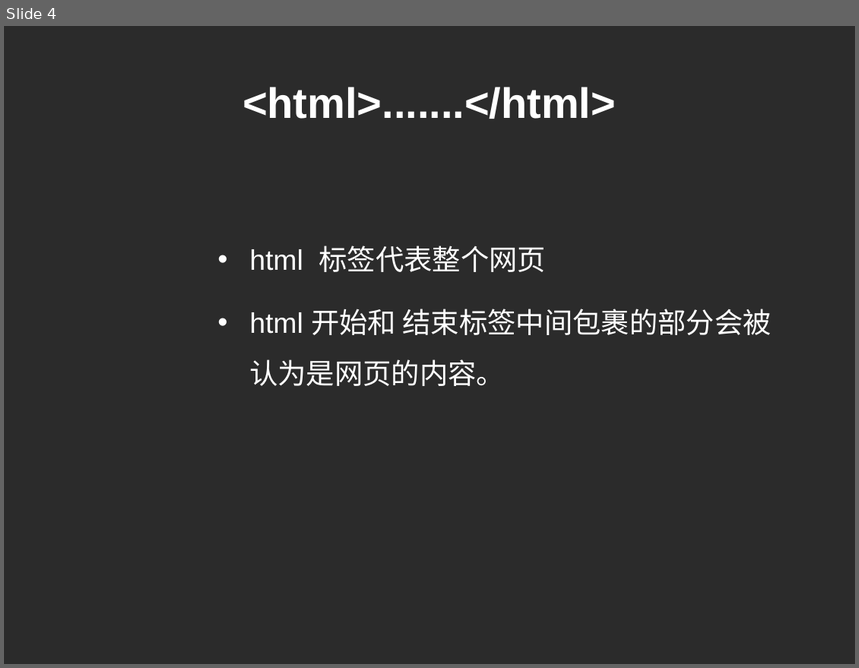
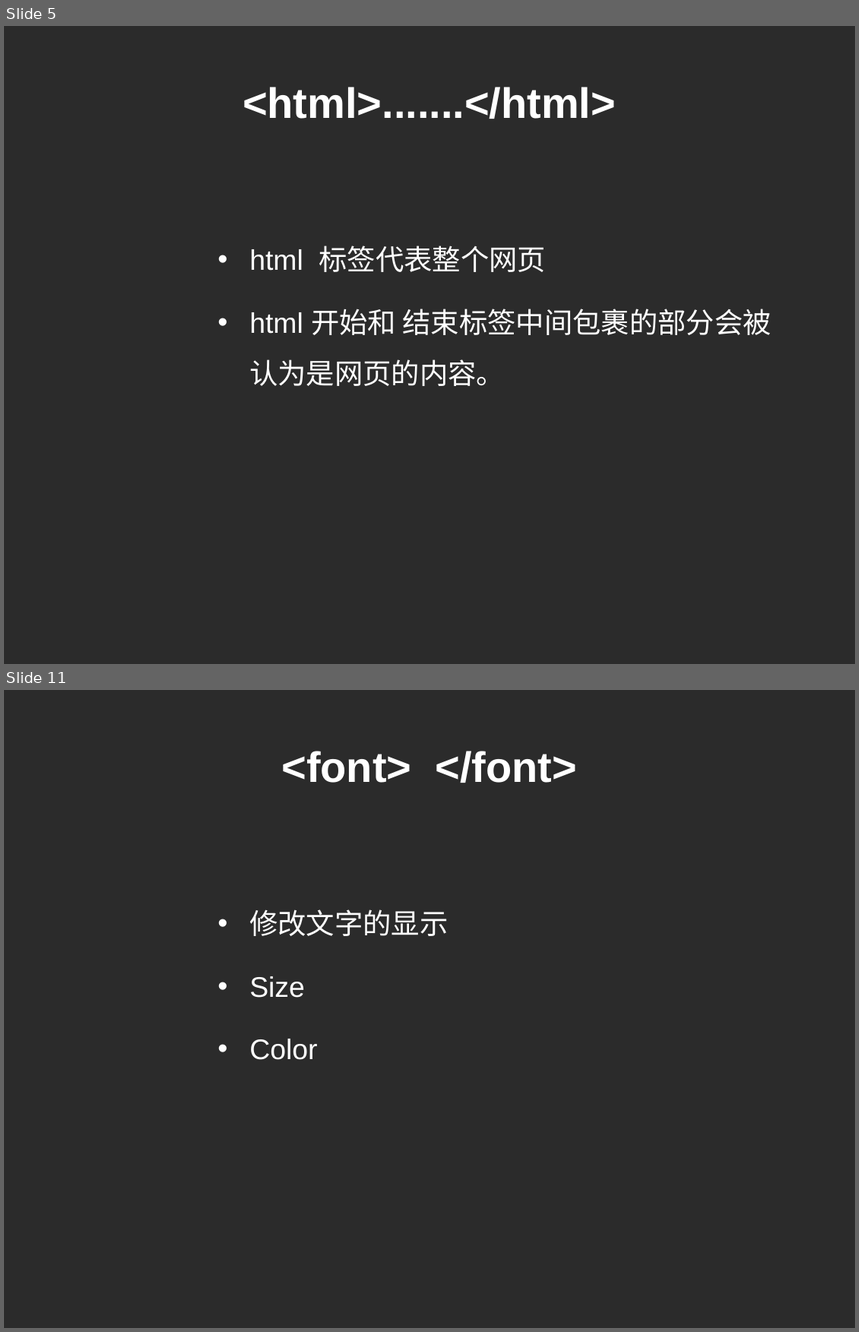
Before and after one commit to cd-vr1class/homework, a slide deck: ppt/7-4html基础.ppt. Shown one above the other, each under a label of ours: slide 4 before the commit, slides 5 and 11 after it; the slides between them are not shown. The pictures are 859x668 and 859x1332 pixels, drawn with LibreOffice and Linux fonts; fonts in the diff are those of the drawing; background and template pictures are left out; a plain dark background stands for a picture behind light text. Boxes give left, top, right and bottom in pixels: in the first picture for what was removed or moved away, otherwise in the second. Text is boxed around its words. In the diff, an @@ line names an element or a change of style, - is before the commit and + after.

```diff
--- a/ppt/7-4html基础.ppt
+++ b/ppt/7-4html基础.ppt
@@ slide 11 added at <box>4,690,855,1328</box>, background picture (left out) @@
@@ title added at <box>282,751,576,783</box>, 36 pt, text #FFFFFF, bold @@
+<font> </font>
@@ text added at <box>249,910,448,1060</box>, 24 pt, text #FFFFFF @@
+• 修改文字的显示
+• Size
+• Color
@@ what was slide 4 is now slide 5 @@
```
Also in this commit, not shown: 1 slide changed, 8 other slides added, 6 other files.
